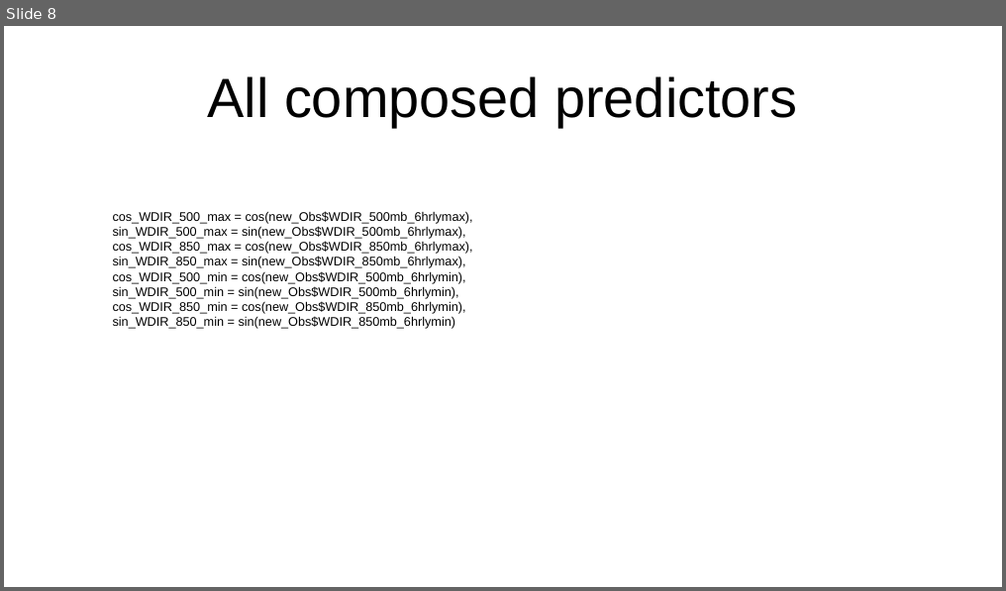
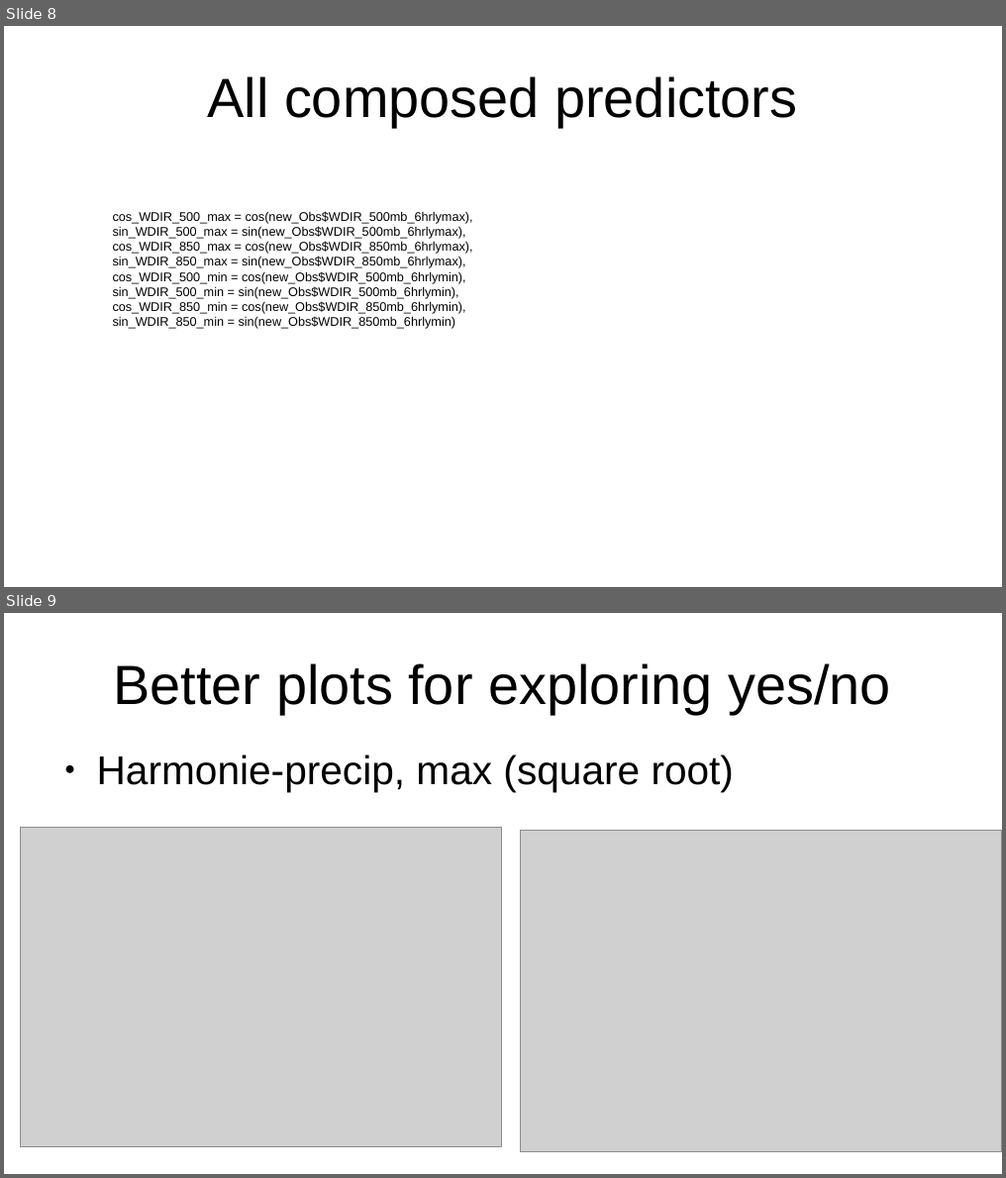
Before and after one commit to meteoNL/ThunderstormPostProcessingv0.1, a slide deck: presentation_week2_feb.odp. Shown one above the other, each under a label of ours: slide 8 before the commit, slides 8 and 9 after it. The pictures are 1006x591 and 1006x1178 pixels, drawn with LibreOffice and Linux fonts; fonts in the diff are those of the drawing; grey boxes stand for pictures. Boxes give left, top, right and bottom in pixels: in the first picture for what was removed or moved away, otherwise in the second. Text is boxed around its words. In the diff, an @@ line names an element or a change of style, - is before the commit and + after.

```diff
--- a/presentation_week2_feb.odp
+++ b/presentation_week2_feb.odp
@@ slide 9 added at (4, 613, 1002, 1174), background #FFFFFF @@
@@ title added at (114, 663, 891, 714), 44 pt, text #000000 @@
+Better plots for exploring yes/no
@@ text added at (97, 755, 735, 792), 32 pt, text #000000 @@
+● Harmonie-precip, max (square root)
@@ picture added at (21, 828, 502, 1148) @@
@@ picture added at (520, 831, 1002, 1153) @@
```
Also in this commit, not shown: 5 other slides added.
